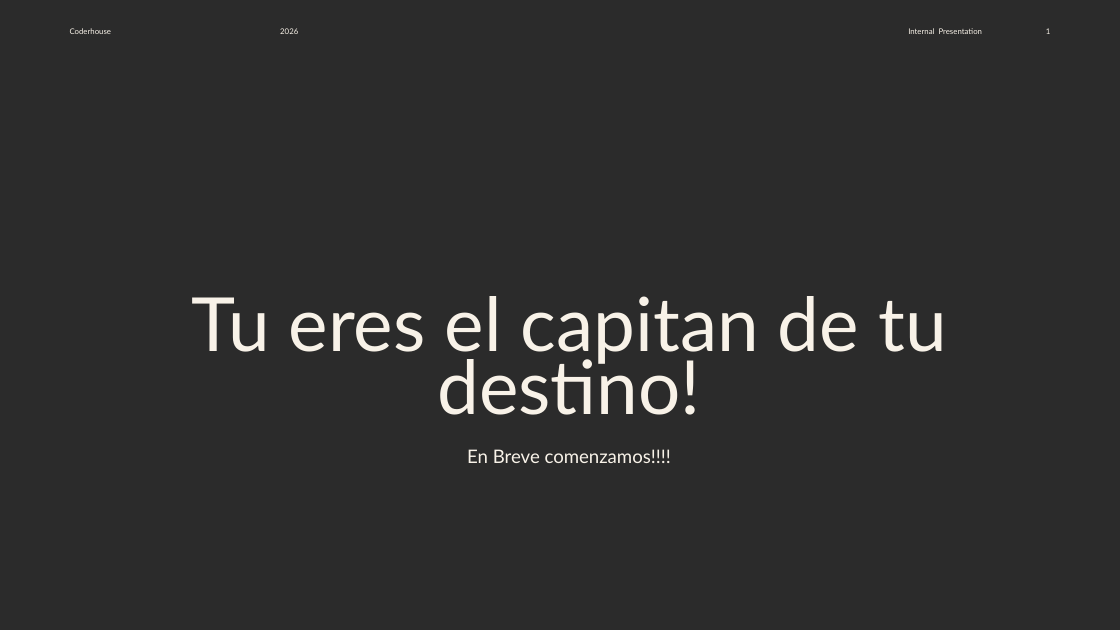
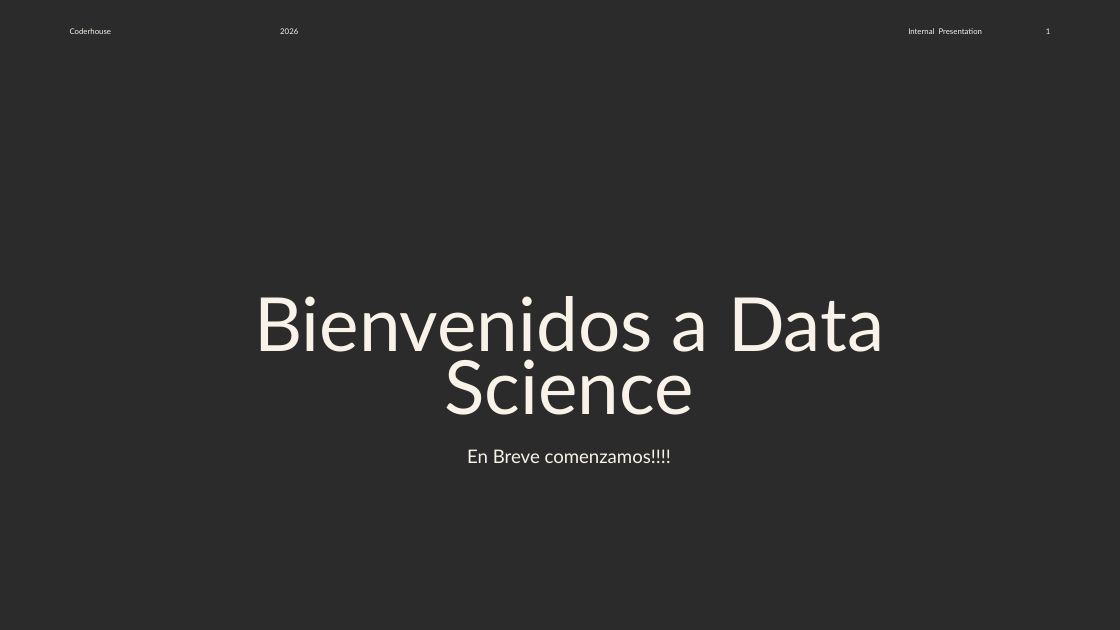
Before and after one commit to Arturogrottoli/data-Science-1, a slide deck: slide 1 of Clase01/Unidad 1 Transformacion Digital en la Industria 4.0.pptx. Drawn at 1120x630 pixels with LibreOffice and Linux fonts; fonts in the diff are those of the drawing; background and template pictures are left out; a plain dark background stands for a picture behind light text. Boxes give left, top, right and bottom in pixels: in the first picture for what was removed or moved away, otherwise in the second. Text is boxed around its words. In the diff, an @@ line names an element or a change of style, - is before the commit and + after.

```diff
--- a/Clase01/Unidad 1 Transformacion Digital en la Industria 4.0.pptx
+++ b/Clase01/Unidad 1 Transformacion Digital en la Industria 4.0.pptx
@@ text at (254,296,884,415): text changed @@
-Tu eres el capitan de tu destino!
+Bienvenidos a Data Science
```
Also in this commit, not shown: 1 other slide changed, 2 other files.
